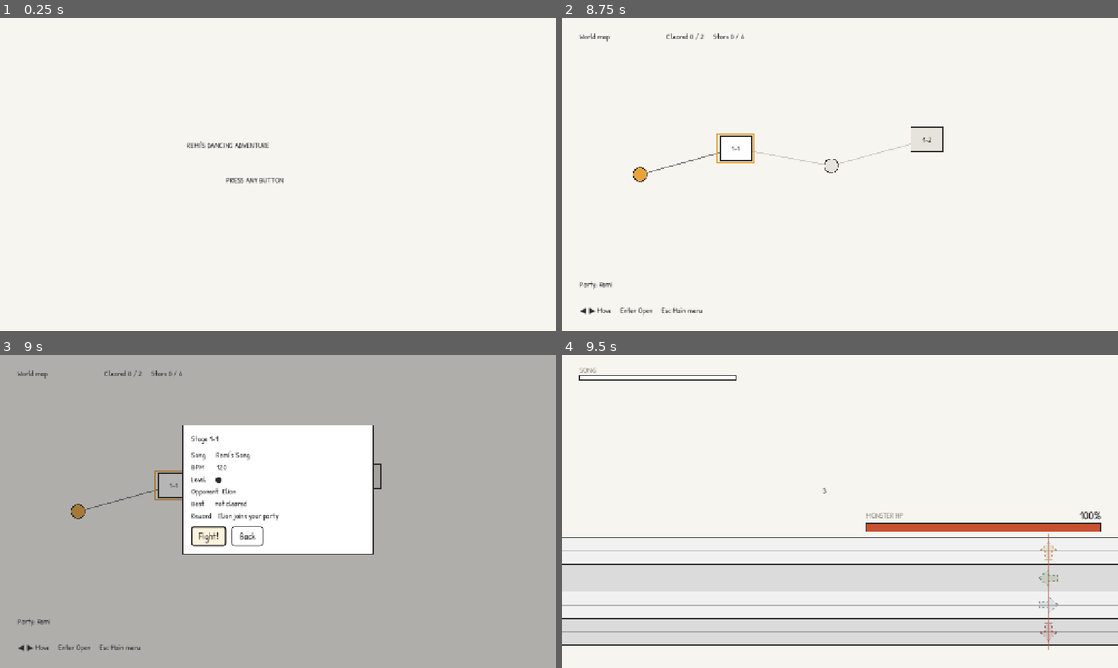
Above: before the commit, frames 1-4 (two rows, left to right).
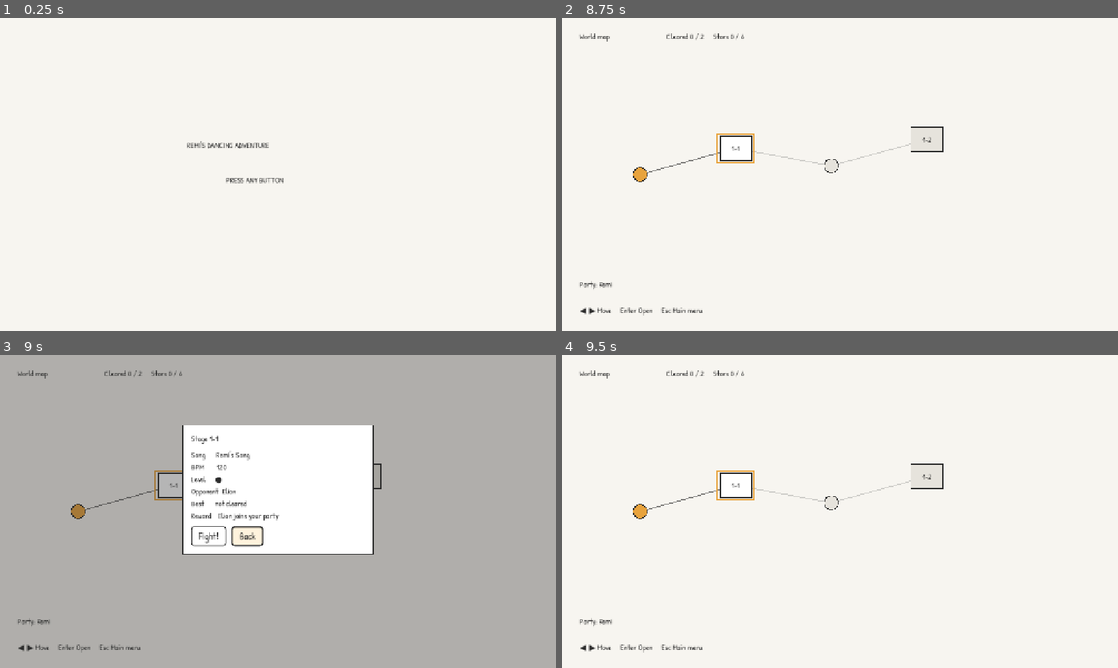
Above: after the commit, the same moments.

Repository: Pundharee6688091/remi-s-dancing-adventure
Game: Godot game, scene res://scenes/ui/Main.tscn
The game is run twice, just before and just after one commit, with the same random seed, the same clock (stepped at 60 frames per second) and the same inputs.
Inputs (mouse positions are in pixels of both pictures, inside the frame that each line leads up to):
- Up to frame 1 (0.25 s): no input
- Up to frame 2 (8.75 s): tap Enter (ui_accept) at 0.5, 0.77, 6.5, 6.77, 8 s; hold Right (ui_right) 0.53-1.25 s; hold Delete (delete) 0.53-1.25 s; click (840, 155) at 1.27 s; type "Alex" at 1.35 s; click "New game empty slot" at 2 s; click "New game empty slot" at 2.75 s; click "New game empty slot" at 3.5 s; click "New game empty slot" at 4.25 s; click "New game empty slot" at 5 s; click "New game empty slot" at 5.75 s; hold Down (ui_down) 6.53-7.25 s; tap W (lane_0) at 6.6 s; click "Story" at 7.25 s; hold Right (ui_right) from 8.03 s (still down); tap A (lane_1) at 8.1 s
- Up to frame 3 (9 s): tap Enter (ui_accept) at 8.75 s; release Right (ui_right) at 8.78 s; hold Up (ui_up) from 8.78 s (still down); tap D (lane_2) at 8.85 s
- Up to frame 4 (9.5 s): keep holding Up (ui_up); tap Enter (ui_accept) at 9.02 s

Frames 1-2 are identical in both runs. In frame 3, 0.7% of the frame differs, in the area x 34-48%, y 54-62%; in frame 4, 21%, in the area x 0-100%, y 4-96%.

Commit message:
Fix Overlay Focus

Diff:
--- a/scenes/rhythm/pause_overlay.gd
+++ b/scenes/rhythm/pause_overlay.gd
@@ -20,9 +20,10 @@
 	box.add_child(title)
 
 	_first = _button(box, "Resume", func() -> void: resume_pressed.emit())
-	_button(box, "Restart stage", func() -> void: restart_pressed.emit())
-	_button(box, "Quit stage", func() -> void: quit_pressed.emit())
+	var restart := _button(box, "Restart stage", func() -> void: restart_pressed.emit())
+	var quit := _button(box, "Quit stage", func() -> void: quit_pressed.emit())
 
+	UIKit.trap_focus([_first, restart, quit])
 	hide()
 
 
--- a/scenes/ui/parts/confirm_box.gd
+++ b/scenes/ui/parts/confirm_box.gd
@@ -32,6 +32,7 @@
 	_yes.pressed.connect(func() -> void: _answer(true))
 	row.add_child(_yes)
 
+	UIKit.trap_focus([_no, _yes])
 	hide()
 
 
--- a/scenes/ui/save_slots.gd
+++ b/scenes/ui/save_slots.gd
@@ -120,6 +120,7 @@
 	hint.text = "Enter Start     Esc Cancel"
 	box.add_child(hint)
 
+	UIKit.trap_focus([_name_edit])
 	_name_panel.hide()
 
 
--- a/scenes/ui/stage_detail.gd
+++ b/scenes/ui/stage_detail.gd
@@ -68,6 +68,8 @@
 	_info.text = "\n".join(PackedStringArray(lines))
 
 	_fight.disabled = not available
+	_fight.focus_mode = Control.FOCUS_ALL if available else Control.FOCUS_NONE
+	UIKit.trap_focus([_fight, _back] if available else [_back])
 	show()
 	(_fight if available else _back).grab_focus()
 
--- a/themes/ui_kit.gd
+++ b/themes/ui_kit.gd
@@ -23,3 +23,18 @@
 	box.add_theme_constant_override("separation", 12)
 	panel.add_child(box)
 	return box
+
+
+## Keep keyboard focus inside a popup.
+static func trap_focus(controls: Array) -> void:
+	var n := controls.size()
+	for i in n:
+		var c: Control = controls[i]
+		var prev: Control = controls[(i - 1 + n) % n]
+		var next: Control = controls[(i + 1) % n]
+		c.focus_neighbor_left = c.get_path_to(prev)
+		c.focus_neighbor_top = c.get_path_to(prev)
+		c.focus_neighbor_right = c.get_path_to(next)
+		c.focus_neighbor_bottom = c.get_path_to(next)
+		c.focus_previous = c.get_path_to(prev)
+		c.focus_next = c.get_path_to(next)
